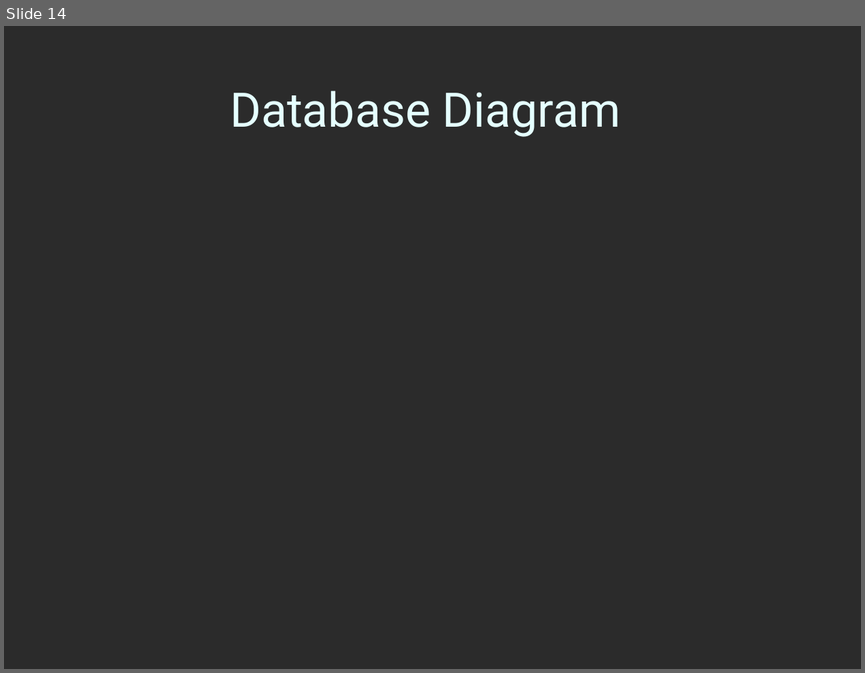
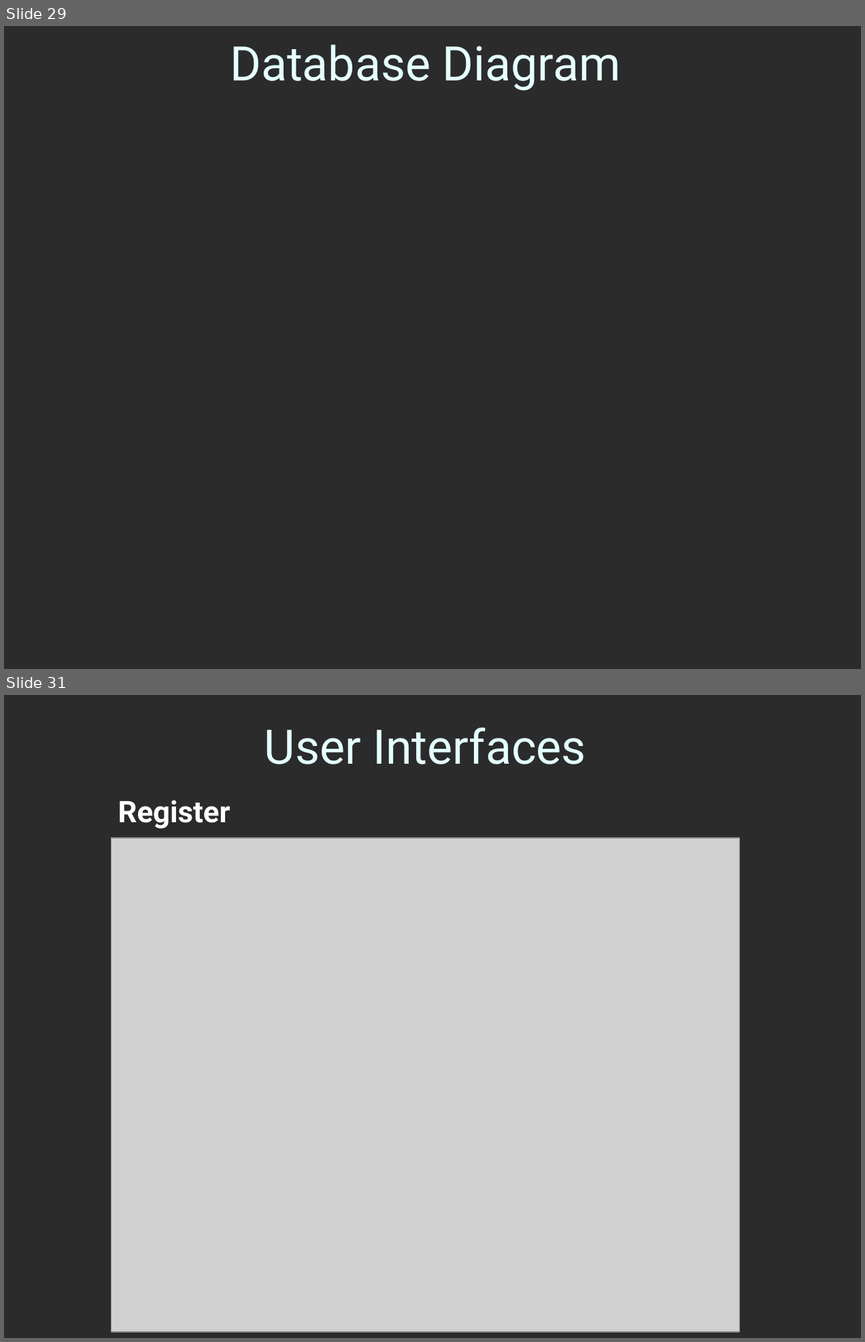
Before and after one commit to AzamWahid/LibraryInfoSystem, a slide deck: FinalDeliverables/3-SamplePresentation.ppt. Shown one above the other, each under a label of ours: slide 14 before the commit, slides 29 and 31 after it; the slides between them are not shown. The pictures are 865x673 and 865x1342 pixels, drawn with LibreOffice and Linux fonts; fonts in the diff are those of the drawing; grey boxes stand for pictures; background and template pictures are left out; a plain dark background stands for a picture behind light text. Boxes give left, top, right and bottom in pixels: in the first picture for what was removed or moved away, otherwise in the second. Text is boxed around its words. In the diff, an @@ line names an element or a change of style, - is before the commit and + after.

```diff
--- a/FinalDeliverables/3-SamplePresentation.ppt
+++ b/FinalDeliverables/3-SamplePresentation.ppt
@@ slide 31 added at (4,695,861,1338), background picture (left out) @@
@@ title added at (264,728,586,764), 40 pt, text #E5FFFF @@
+User Interfaces
@@ text added at (118,800,230,828), 25 pt, text #FFFFFF, bold @@
+Register
@@ picture added at (111,838,739,1331) @@
@@ what was slide 14 is now slide 29 @@
@@ slide 29 changed as well @@
@@ title "Database Diagram": place and size @@
-title "Database Diagram" at (230,91,621,137)
+title "Database Diagram" at (230,44,621,91)
```
Also in this commit, not shown: 2 other slides changed, 31 other slides added, 12 slides removed, 9 other files.
